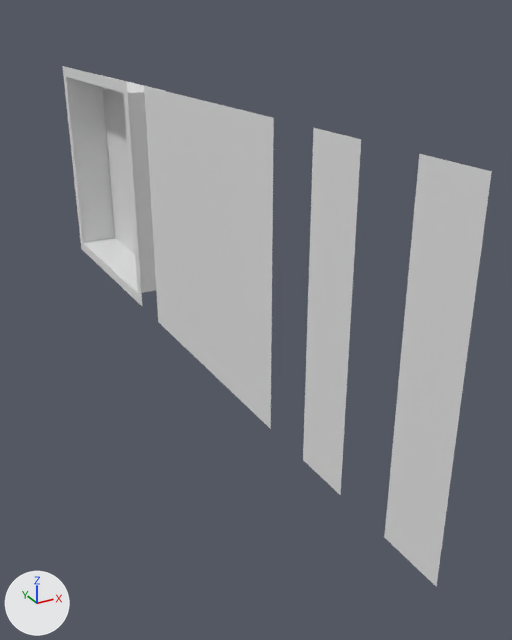
Two versions of the Blender file Assets/Game/Buildings/Models/Building.blend, one commit apart.
Both versions are drawn from a 50 mm lens placed at (-1.01, -1.54, 1.27), pointed at (0.21, 0.67, 0.17). The axes (+X, +Y, +Z) are drawn at lower left. The lights are the same throughout.

Objects in the first picture: 'CornerLeft', 'CornerRight', 'Wall', 'Wall_Inner'.
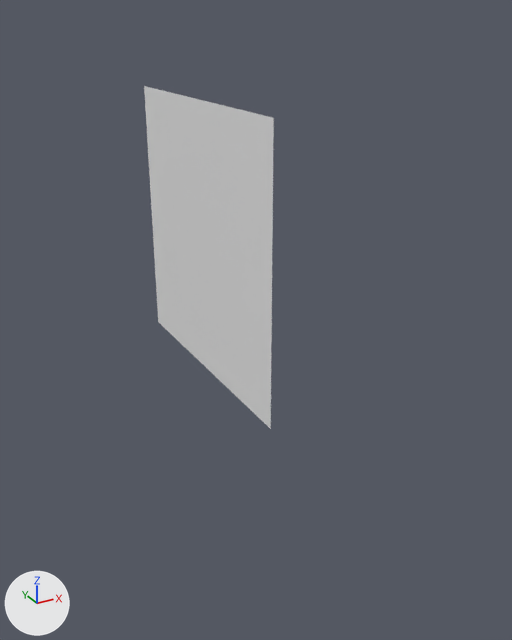
The newer file is also turned or shifted as a whole; pictures and numbers use the older file's frame.

What differs and where, as boxes (x1, y1, x2, y2) in the pictures (512 x 640 px):
'CornerRight', deleted
    before: (384, 154, 492, 586)
'Wall_Inner', deleted
    before: (63, 66, 164, 306)
'CornerLeft', deleted
    before: (303, 128, 361, 495)

What the commit changed:
Object 'CornerLeft' (ob_cornerleft) is deleted.
Object 'CornerRight' (ob_cornerright) is deleted.
Object 'Wall_Inner' (ob_wall_inner) is deleted.
